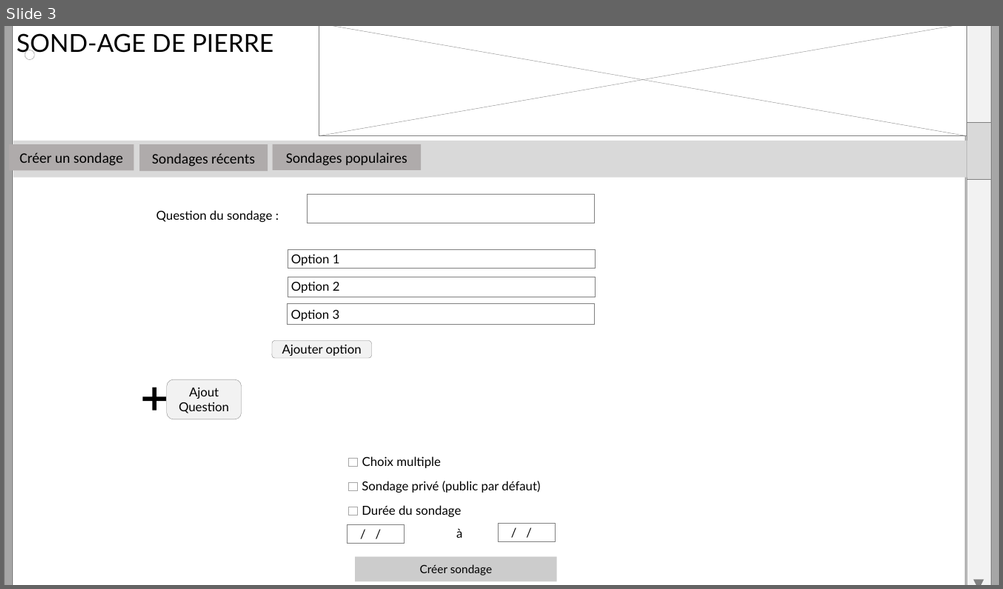
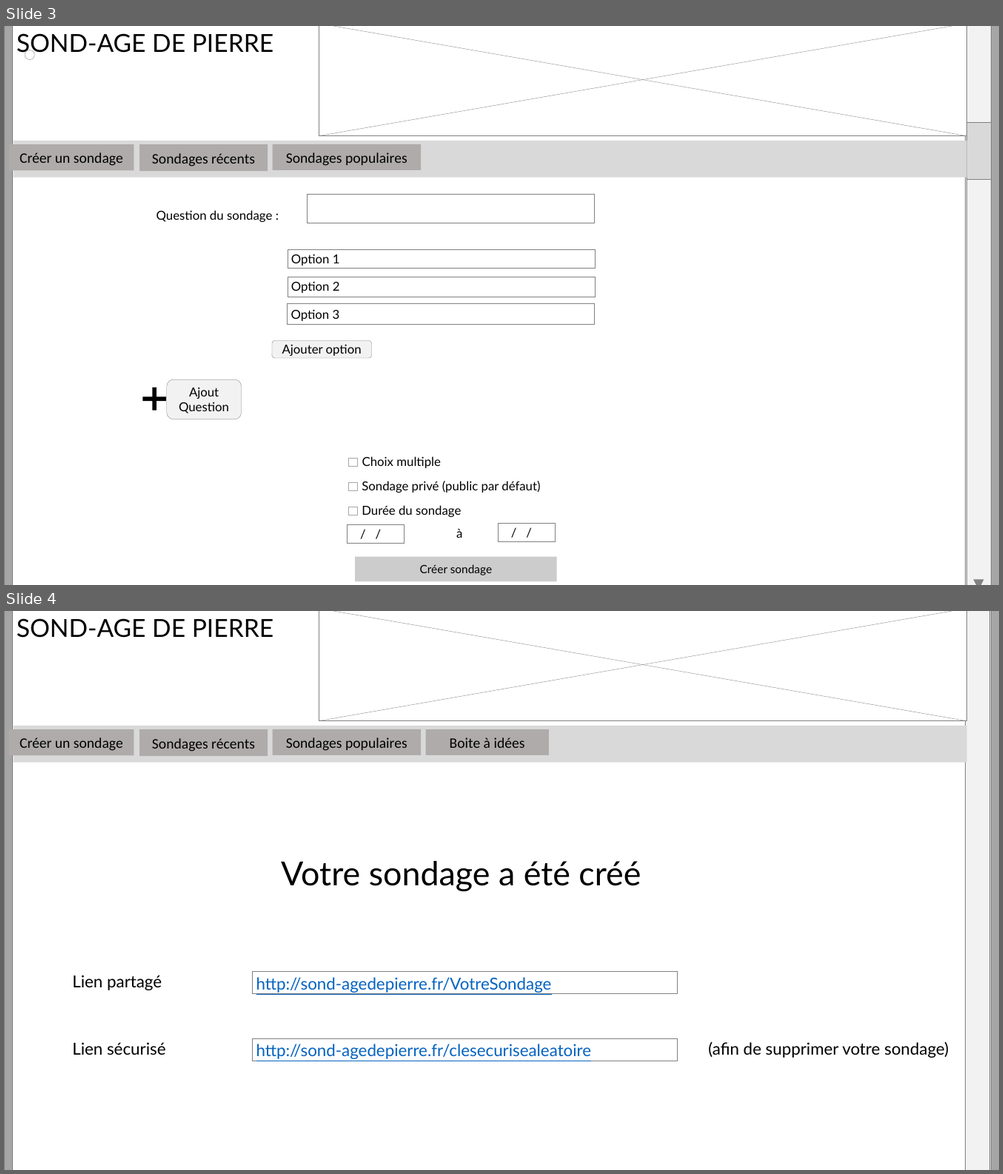
Before and after one commit to Benoroth/Projet-1-Sondage, a slide deck: Maquettage.pptx. Shown one above the other, each under a label of ours: slide 3 before the commit, slides 3 and 4 after it. The pictures are 1003x589 and 1003x1174 pixels, drawn with LibreOffice and Linux fonts; fonts in the diff are those of the drawing; background and template pictures are left out. Boxes give left, top, right and bottom in pixels: in the first picture for what was removed or moved away, otherwise in the second. Text is boxed around its words. In the diff, an @@ line names an element or a change of style, - is before the commit and + after.

Commit message:
Maquettage quasi fini

```diff
--- a/Maquettage.pptx
+++ b/Maquettage.pptx
@@ slide 4 added at bbox=[4, 611, 999, 1170], background #FFFFFF; not listed: 12 template elements that a slide beside it also shows @@
@@ rectangle added at bbox=[426, 729, 549, 756], fill #AFABAB, 14 pt, text #000000 @@
+Boite à idées
@@ text added at bbox=[281, 861, 640, 892], 32 pt, text #000000 @@
+Votre sondage a été créé
@@ text added at bbox=[72, 975, 162, 991], 16 pt, text #000000 @@
+Lien partagé
@@ rectangle added at bbox=[253, 971, 677, 994], fill #FFFFFF, outline #808080 0.25 pt, 16 pt, text #0563C1, underline @@
+http://sond-agedepierre.fr/VotreSondage
@@ text added at bbox=[72, 1042, 166, 1055], 16 pt, text #000000 @@
+Lien sécurisé
@@ rectangle added at bbox=[253, 1039, 677, 1062], fill #FFFFFF, outline #808080 0.25 pt, 16 pt, text #0563C1, underline @@
+http://sond-agedepierre.fr/clesecurisealeatoire
@@ text added at bbox=[708, 1042, 948, 1058], 16 pt, text #000000 @@
+(afin de supprimer votre sondage)
```
